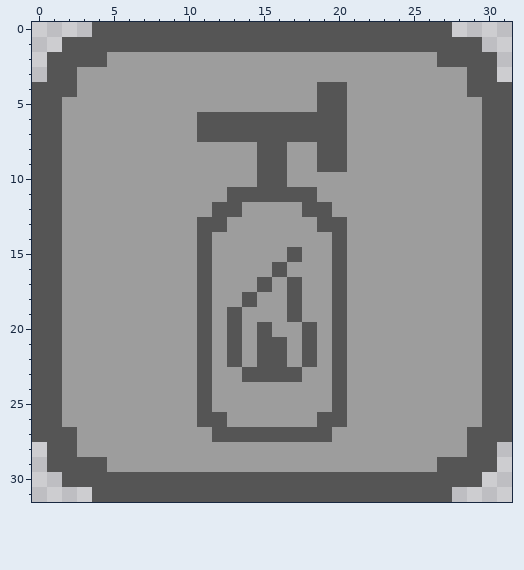
Two states of a pixel-art file, aseprite/AntiVirusIcon.aseprite. The first picture shows the starting point.
32x32 pixels, 1 frame.
Once edited:
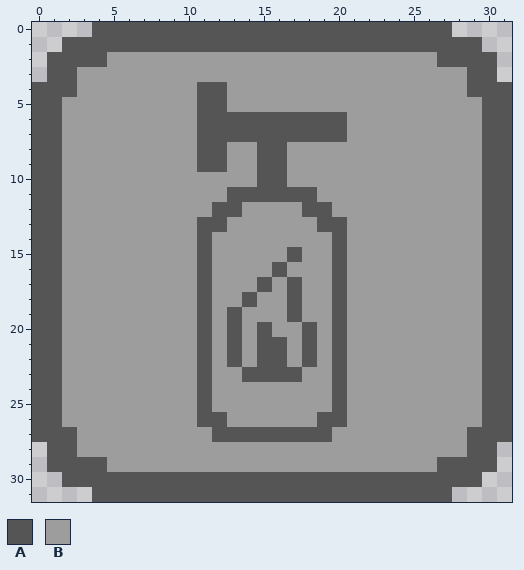
Palette (. is transparent): A #555555  B #9d9d9d
The author wrote: Flipped direction of fire extringuisher in antivirus icon
Change:
Layer "FireExtinguisher":
y 4..5: x 11..12 BB -> AA; x 19..20 AA -> BB
y 8..9: x 11..12 BB -> AA; x 19..20 AA -> BB
